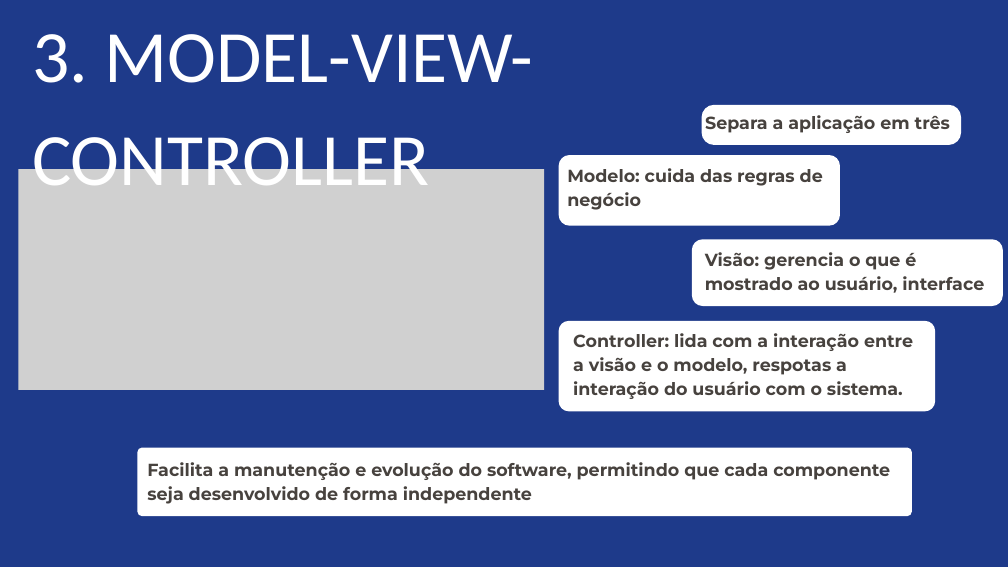
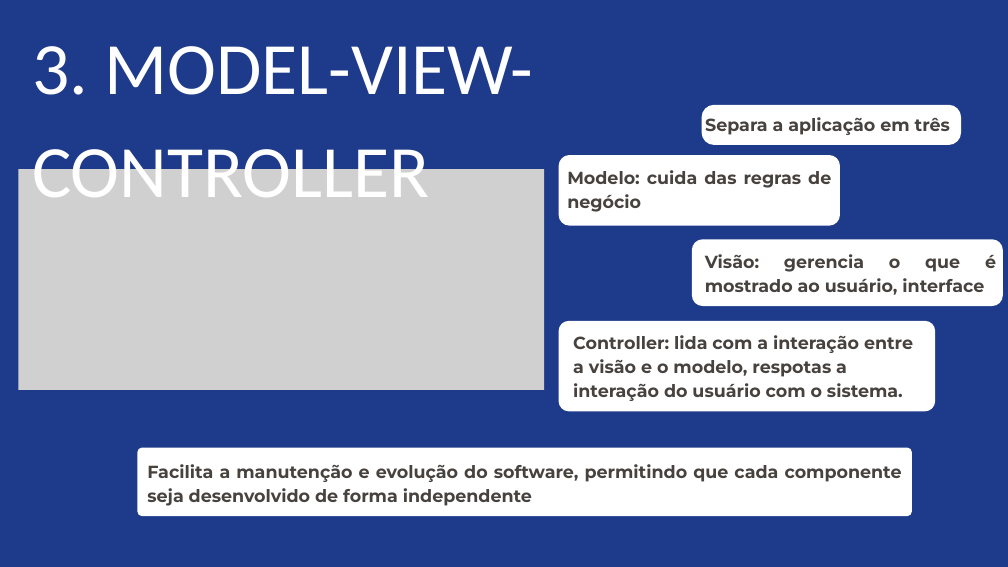
Before and after one commit to Liche008/Eng-Soft2-Grupo2, a slide deck: slide 8 of Apresentacao.pptx. Drawn at 1008x567 pixels with LibreOffice and Linux fonts; fonts in the diff are those of the drawing; grey boxes stand for pictures. Boxes give left, top, right and bottom in pixels: in the first picture for what was removed or moved away, otherwise in the second. Text is boxed around its words. In the diff, an @@ line names an element or a change of style, - is before the commit and + after.

```diff
--- a/Apresentacao.pptx
+++ b/Apresentacao.pptx
@@ text "3. MODEL-VIEW-CONTROLLER": place and size @@
-text "3. MODEL-VIEW-CONTROLLER" at <box>32,34,533,185</box>
+text "3. MODEL-VIEW-CONTROLLER" at <box>32,46,533,197</box>
@@ alignment left to justified in 4 elements at <box>147,464,902,506</box>, <box>705,254,996,295</box>, <box>567,170,831,212</box>, <box>705,117,950,135</box> @@
@@ freeform shape at <box>558,321,935,411</box>: outline redrawn @@
```
Also in this commit, not shown: 9 other slides changed, 8 slides added, 5 slides removed, 1 other file.
